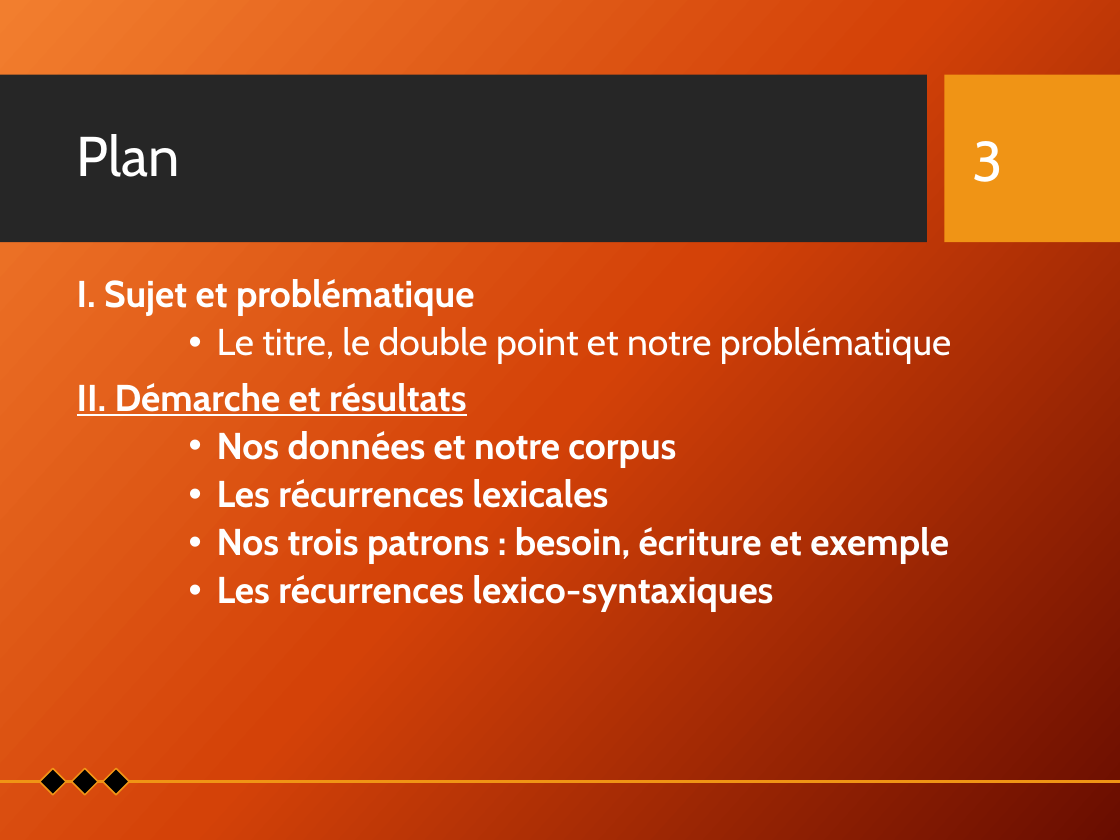
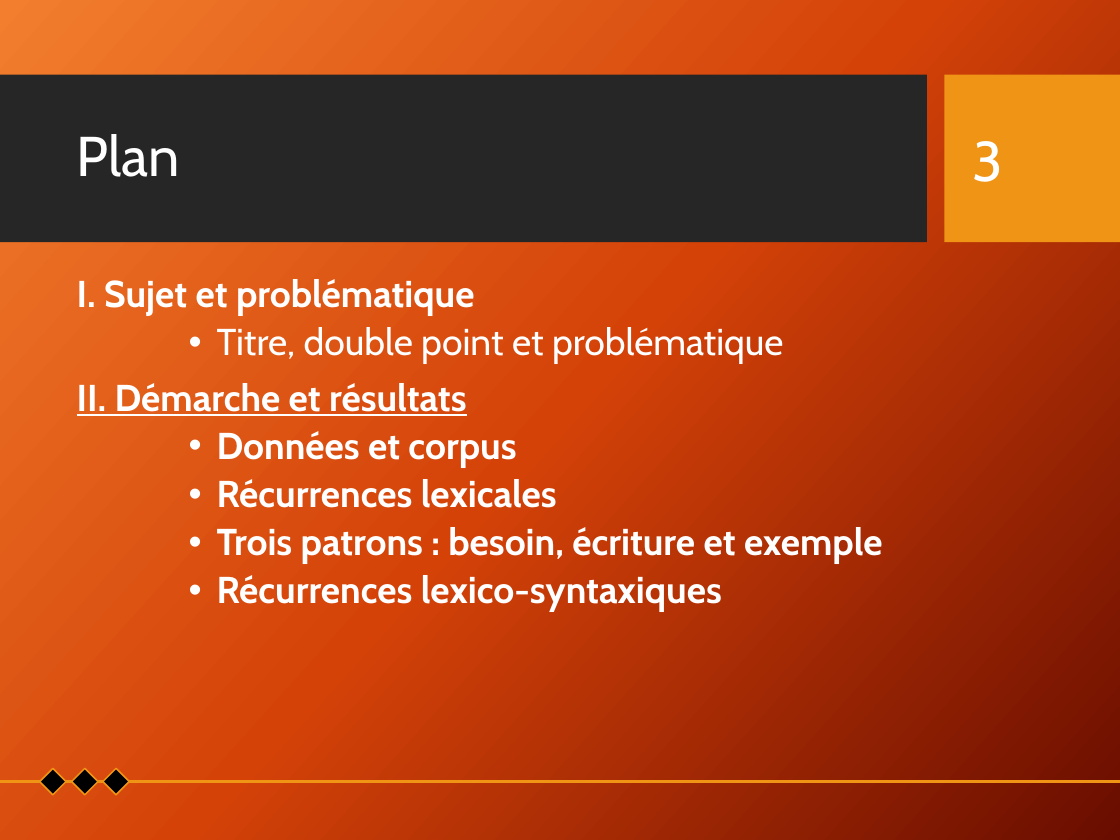
Before and after one commit to Xitog/tal, a slide deck: slide 3 of dossiers/Final - Présentation Projet de recherche.pptx. Drawn at 1120x840 pixels with LibreOffice and Linux fonts; fonts in the diff are those of the drawing; background and template pictures are left out. Boxes give left, top, right and bottom in pixels: in the first picture for what was removed or moved away, otherwise in the second. Text is boxed around its words. In the diff, an @@ line names an element or a change of style, - is before the commit and + after.

```diff
--- a/dossiers/Final - Présentation Projet de recherche.pptx
+++ b/dossiers/Final - Présentation Projet de recherche.pptx
@@ text at box(217, 327, 783, 363): text changed @@
-    • Le titre, le double point et notre problématique
+    • Titre, double point et problématique
@@ text at box(217, 431, 883, 612): text changed @@
-    • Nos données et notre corpus
-    • Les récurrences lexicales
-    • Nos trois patrons : besoin, écriture et exemple
-    • Les récurrences lexico-syntaxiques
+    • Données et corpus
+    • Récurrences lexicales
+    • Trois patrons : besoin, écriture et exemple
+    • Récurrences lexico-syntaxiques
```
Also in this commit, not shown: 36 other slides changed.
